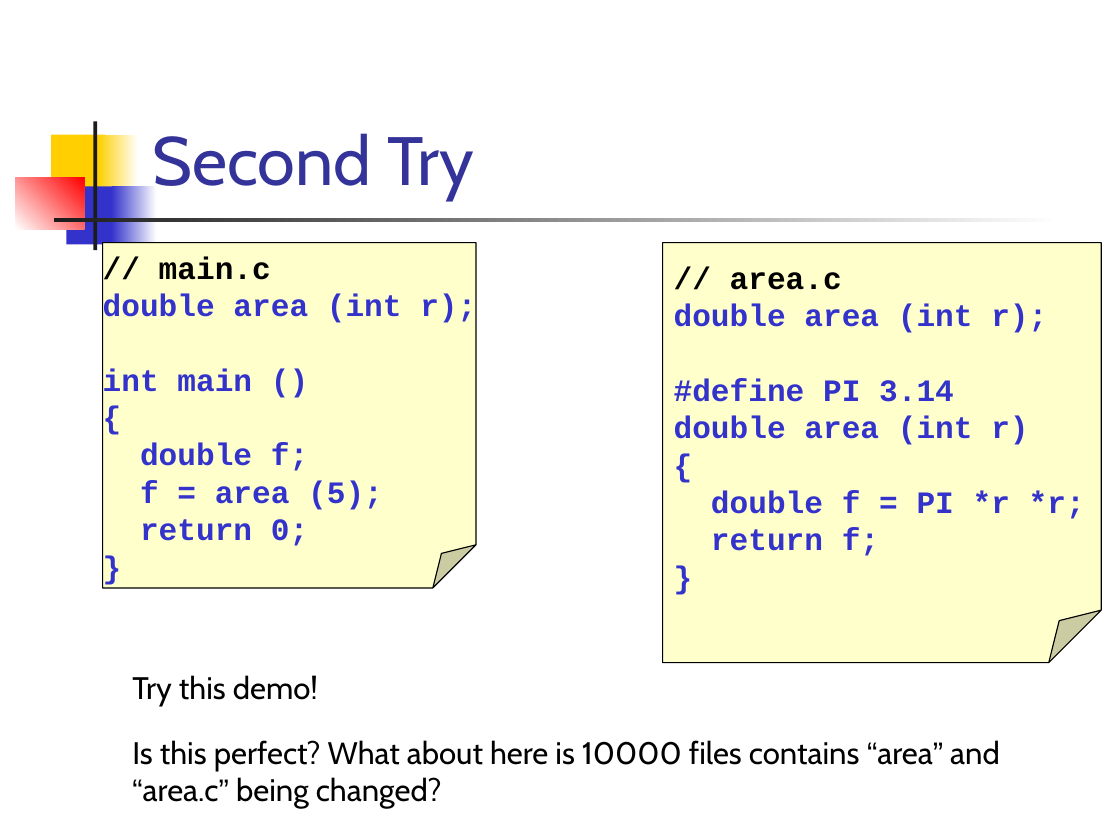
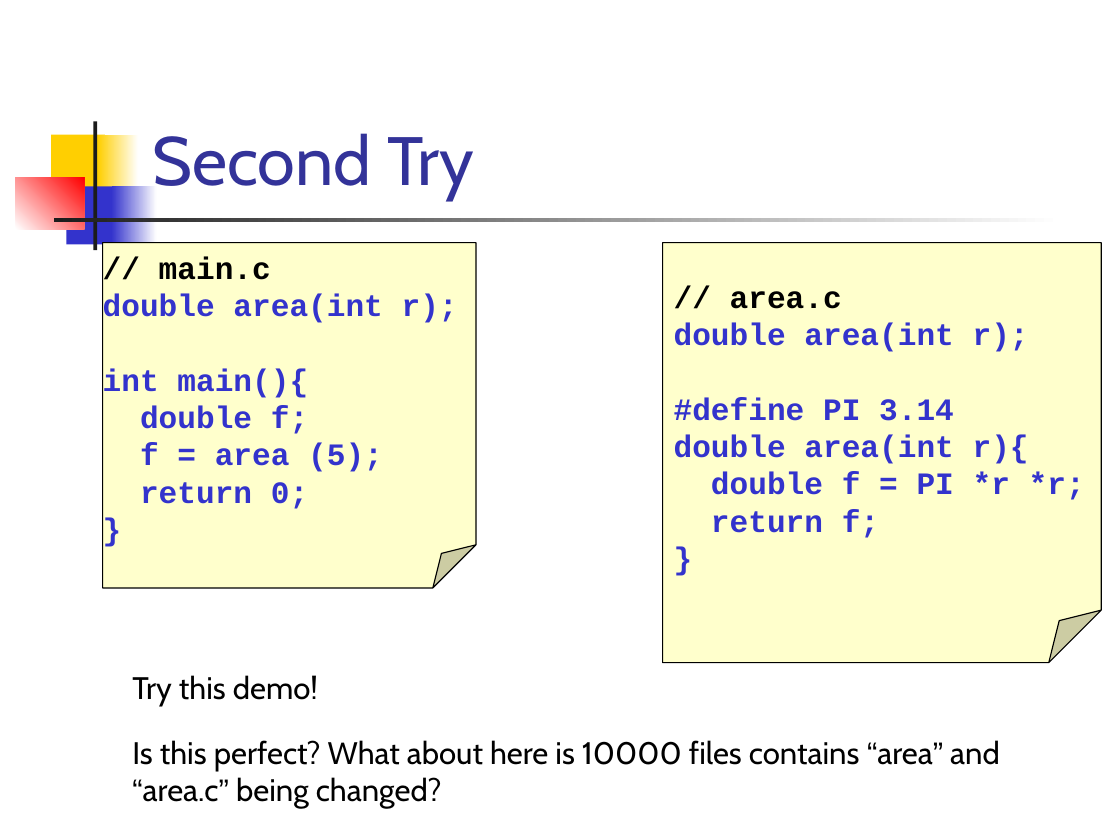
Before and after one commit to csslab-ustc/csslab-ustc.github.io, a slide deck: slide 9 of courses/sysprog/slides/lec08-module.pptx. Drawn at 1120x840 pixels with LibreOffice and Linux fonts; fonts in the diff are those of the drawing. Boxes give left, top, right and bottom in pixels: in the first picture for what was removed or moved away, otherwise in the second. Text is boxed around its words. In the diff, an @@ line names an element or a change of style, - is before the commit and + after.

```diff
--- a/courses/sysprog/slides/lec08-module.pptx
+++ b/courses/sysprog/slides/lec08-module.pptx
@@ text in folded corner at (x1=103, y1=294, x2=458, y2=398): text changed @@
-double area (int r);
-int main ()
-{
+double area(int r);
+int main(){
@@ text in folded corner at (x1=674, y1=323, x2=1029, y2=352): spaces changed @@
-double area (int r);
+double area(int r);
@@ text in folded corner at (x1=674, y1=435, x2=1029, y2=464): text changed @@
-double area (int r)
-{
+double area(int r){
```
Also in this commit, not shown: 12 other slides changed, 27 other files.
